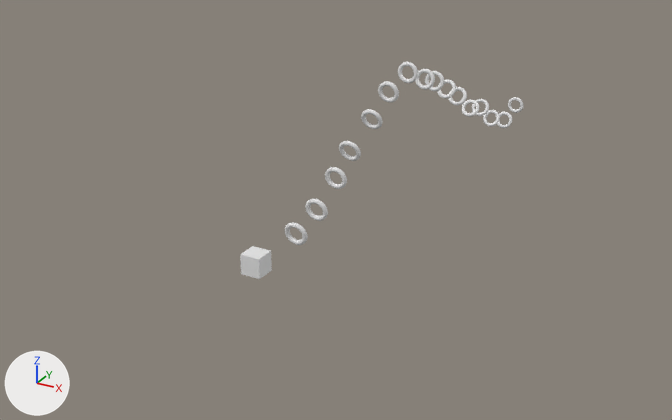
An edit to the Blender file core/blender/Levels/Beginner Levels/level14.blend, drawn before and after from the same camera.
Both versions are drawn from a 50 mm lens placed at (42.8, -62.8, 38.3), pointed at (-3.0, 20.5, -3.3). The axes (+X, +Y, +Z) are drawn at lower left. The lights are the same throughout.

Names of what the first picture shows: 'Gate.000', 'Gate.001', 'Gate.003', 'Gate.004', 'Gate.005', 'Gate.006', 'Gate.007', 'Gate.008', 'Gate.009', 'Gate.010', 'Gate.011', 'Gate.012', 'Gate.013', 'Gate.014', 'Gate.015', 'Gate.016', 'Level'.
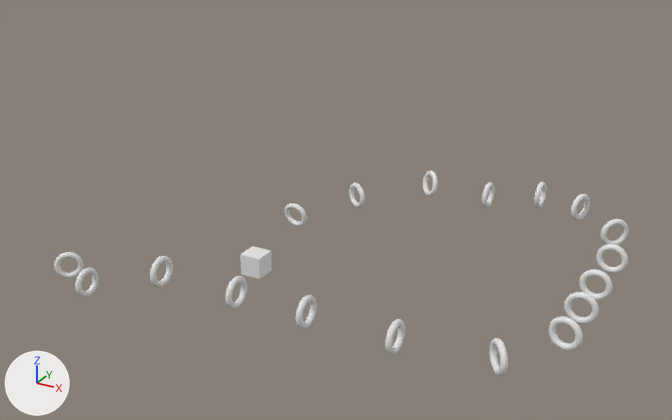
Boxes [x1, y1, x2, y2] around the edits, measured in the pictures (672 x 420 px):
'Gate.010', moved, turned
    before: [437, 79, 456, 99]
    after: [548, 316, 583, 351]
'Gate.009', moved
    before: [425, 71, 444, 91]
    after: [564, 292, 599, 324]
'Gate.007', moved
    before: [398, 62, 418, 83]
    after: [596, 244, 628, 273]
'Gate.008', moved
    before: [415, 69, 435, 90]
    after: [579, 269, 613, 300]
'Gate.011', moved, turned
    before: [449, 87, 467, 106]
    after: [489, 338, 508, 376]
'Gate.012', moved, turned
    before: [461, 100, 479, 117]
    after: [385, 319, 405, 355]
'Gate.006', moved, turned
    before: [378, 81, 399, 103]
    after: [600, 219, 629, 245]
'Gate.013', moved, turned
    before: [472, 99, 489, 116]
    after: [296, 295, 317, 329]
'Gate.014', moved, turned
    before: [483, 110, 500, 127]
    after: [225, 276, 247, 309]
'Gate.005', moved, turned
    before: [361, 109, 383, 129]
    after: [571, 194, 590, 220]
'Gate.000', moved
    before: [285, 222, 308, 245]
    after: [284, 203, 307, 226]
'Gate.015', moved, turned
    before: [497, 112, 512, 128]
    after: [150, 256, 173, 287]
'Gate.016', moved, turned
    before: [508, 97, 523, 113]
    after: [75, 267, 99, 297]
'Gate.001', moved, turned
    before: [305, 199, 328, 221]
    after: [349, 183, 365, 208]
'Gate.003', moved, turned
    before: [325, 167, 347, 189]
    after: [482, 182, 495, 208]
'Gate.004', moved, turned
    before: [339, 141, 361, 161]
    after: [534, 182, 546, 208]
'Gate.017', added
    after: [54, 252, 84, 278]
'Gate.002', added
    after: [423, 171, 438, 196]

Diff of the bpy script that builds the scene:
```diff
--- a/core/blender/Levels/Beginner Levels/level14.blend.py
+++ b/core/blender/Levels/Beginner Levels/level14.blend.py
@@ ob_gate_016 @@
 ob_gate_016 = bpy.data.objects.new('Gate.016', me_gate_016)
-ob_gate_016.location = (0.0, 73.0, -5.0)
-ob_gate_016.rotation_euler = (1.571, 0.0, 0.0)  # degrees (90, 0, 0)
+ob_gate_016.location = (-8.0, -13.0, 2.0)
+ob_gate_016.rotation_euler = (1.571, 0.0, 1.571)  # degrees (90, 0, 90)
@@ ob_gate_015 @@
 ob_gate_015 = bpy.data.objects.new('Gate.015', me_gate_015)
-ob_gate_015.location = (0.0, 68.0, -6.0)
-ob_gate_015.rotation_euler = (1.222, 0.0, 0.0)  # degrees (70, 0, 0)
+ob_gate_015.location = (0.0, -13.0, 5.0)
+ob_gate_015.rotation_euler = (1.571, 0.0, 1.571)  # degrees (90, 0, 90)
@@ ob_gate_014 @@
 ob_gate_014 = bpy.data.objects.new('Gate.014', me_gate_014)
-ob_gate_014.location = (0.0, 62.0, -4.0)
-ob_gate_014.rotation_euler = (1.047, 0.0, 0.0)  # degrees (60, 0, 0)
+ob_gate_014.location = (7.0, -13.0, 5.0)
+ob_gate_014.rotation_euler = (1.571, 0.0, 1.571)  # degrees (90, 0, 90)
@@ ob_gate_013 @@
 ob_gate_013 = bpy.data.objects.new('Gate.013', me_gate_013)
-ob_gate_013.location = (0.0, 57.0, -1.0)
-ob_gate_013.rotation_euler = (1.047, 0.0, 0.0)  # degrees (60, 0, 0)
+ob_gate_013.location = (13.0, -13.0, 5.0)
+ob_gate_013.rotation_euler = (1.571, 0.0, 1.571)  # degrees (90, 0, 90)
@@ ob_gate_012 @@
 ob_gate_012 = bpy.data.objects.new('Gate.012', me_gate_012)
-ob_gate_012.location = (0.0, 53.0, 0.0)
-ob_gate_012.rotation_euler = (0.873, 0.0, 0.0)  # degrees (50, 0, 0)
+ob_gate_012.location = (20.0, -13.0, 5.0)
+ob_gate_012.rotation_euler = (1.571, 0.0, 1.571)  # degrees (90, 0, 90)
@@ ob_gate_011 @@
 ob_gate_011 = bpy.data.objects.new('Gate.011', me_gate_011)
-ob_gate_011.location = (0.0, 48.0, 3.0)
-ob_gate_011.rotation_euler = (1.047, 0.0, 0.0)  # degrees (60, 0, 0)
+ob_gate_011.location = (27.0, -12.0, 5.0)
+ob_gate_011.rotation_euler = (1.571, 0.0, -0.873)  # degrees (90, 0, -50)
@@ ob_gate_010 @@
 ob_gate_010 = bpy.data.objects.new('Gate.010', me_gate_010)
-ob_gate_010.location = (0.0, 44.0, 5.0)
-ob_gate_010.rotation_euler = (1.047, 0.0, 0.0)  # degrees (60, 0, 0)
+ob_gate_010.location = (30.0, -7.0, 5.0)
+ob_gate_010.rotation_euler = (1.571, 0.0, -0.175)  # degrees (90, 0, -10)
@@ ob_gate_009 @@
 ob_gate_009 = bpy.data.objects.new('Gate.009', me_gate_009)
-ob_gate_009.location = (0.0, 40.0, 7.0)
+ob_gate_009.location = (30.0, -3.0, 5.0)
 ob_gate_009.rotation_euler = (1.396, 0.0, 0.0)  # degrees (80, 0, 0)
@@ ob_gate_008 @@
 ob_gate_008 = bpy.data.objects.new('Gate.008', me_gate_008)
-ob_gate_008.location = (0.0, 37.0, 8.0)
+ob_gate_008.location = (30.0, 1.0, 5.0)
 ob_gate_008.rotation_euler = (1.396, 0.0, 0.0)  # degrees (80, 0, 0)
@@ ob_gate_007 @@
 ob_gate_007 = bpy.data.objects.new('Gate.007', me_gate_007)
-ob_gate_007.location = (0.0, 32.0, 10.0)
+ob_gate_007.location = (30.0, 6.0, 5.0)
 ob_gate_007.rotation_euler = (1.571, 0.0, 0.0)  # degrees (90, 0, 0)
@@ ob_gate_006 @@
 ob_gate_006 = bpy.data.objects.new('Gate.006', me_gate_006)
-ob_gate_006.location = (0.0, 27.0, 9.0)
-ob_gate_006.rotation_euler = (1.745, 0.0, 0.0)  # degrees (100, 0, 0)
+ob_gate_006.location = (29.0, 11.0, 5.0)
+ob_gate_006.rotation_euler = (1.571, 0.0, 0.698)  # degrees (90, 0, 40)
@@ ob_gate_005 @@
 ob_gate_005 = bpy.data.objects.new('Gate.005', me_gate_005)
-ob_gate_005.location = (0.0, 23.0, 7.0)
-ob_gate_005.rotation_euler = (1.92, 0.0, 0.0)  # degrees (110, 0, 0)
+ob_gate_005.location = (25.0, 15.0, 5.0)
+ob_gate_005.rotation_euler = (1.571, 0.0, 1.222)  # degrees (90, 0, 70)
@@ ob_gate_004 @@
 ob_gate_004 = bpy.data.objects.new('Gate.004', me_gate_004)
-ob_gate_004.location = (0.0, 18.0, 5.0)
-ob_gate_004.rotation_euler = (1.92, 0.0, 0.0)  # degrees (110, 0, 0)
+ob_gate_004.location = (21.0, 16.0, 5.0)
+ob_gate_004.rotation_euler = (1.571, 0.0, 1.571)  # degrees (90, 0, 90)
@@ ob_gate_003 @@
 ob_gate_003 = bpy.data.objects.new('Gate.003', me_gate_003)
-ob_gate_003.location = (0.0, 15.0, 3.0)
-ob_gate_003.rotation_euler = (1.745, 0.0, 0.0)  # degrees (100, 0, 0)
+ob_gate_003.location = (16.0, 16.0, 4.0)
+ob_gate_003.rotation_euler = (1.571, 0.0, 1.571)  # degrees (90, 0, 90)
@@ ob_gate_001 @@
 ob_gate_001 = bpy.data.objects.new('Gate.001', me_gate_001)
-ob_gate_001.location = (0.0, 11.0, 1.0)
-ob_gate_001.rotation_euler = (1.745, 0.0, 0.0)  # degrees (100, 0, 0)
+ob_gate_001.location = (4.0, 12.0, 3.0)
+ob_gate_001.rotation_euler = (1.571, 0.0, -0.524)  # degrees (90, 0, -30)
@@ ob_gate_000 @@
 ob_gate_000 = bpy.data.objects.new('Gate.000', me_gate_000)
-ob_gate_000.location = (0.0, 7.0, 0.0)
+ob_gate_000.location = (0.0, 7.0, 2.0)
 ob_gate_000.rotation_euler = (1.745, 0.0, 0.0)  # degrees (100, 0, 0)
@@ ob_gate_002 @@
+ob_gate_002 = bpy.data.objects.new('Gate.002', me_gate_004)
+ob_gate_002.location = (10.0, 16.0, 4.0)
+ob_gate_002.rotation_euler = (1.745, 0.0, 2.443)  # degrees (100, 0, 140)
@@ ob_gate_017 @@
+ob_gate_017 = bpy.data.objects.new('Gate.017', me_gate_000.copy())  # the mesh of ob_gate_000
+ob_gate_017.location = (-13.0, -10.0, 1.0)
+ob_gate_017.rotation_euler = (1.571, 0.0, 0.698)  # degrees (90, 0, 40)
```
